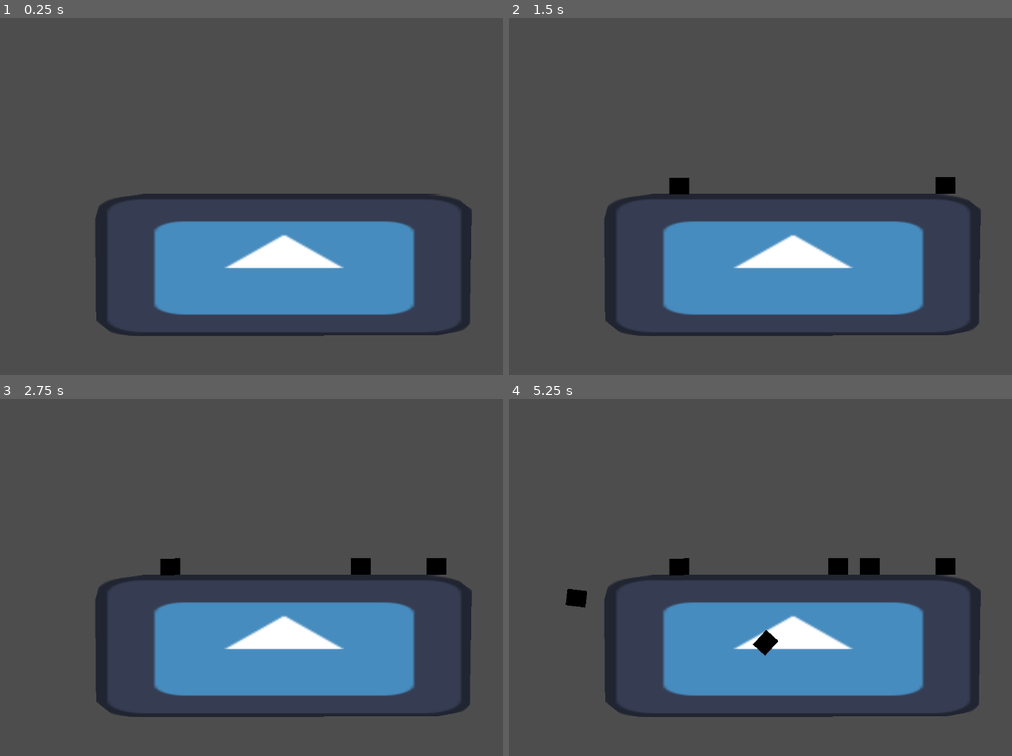
Above: before the commit, frames 1-4 (two rows, left to right).
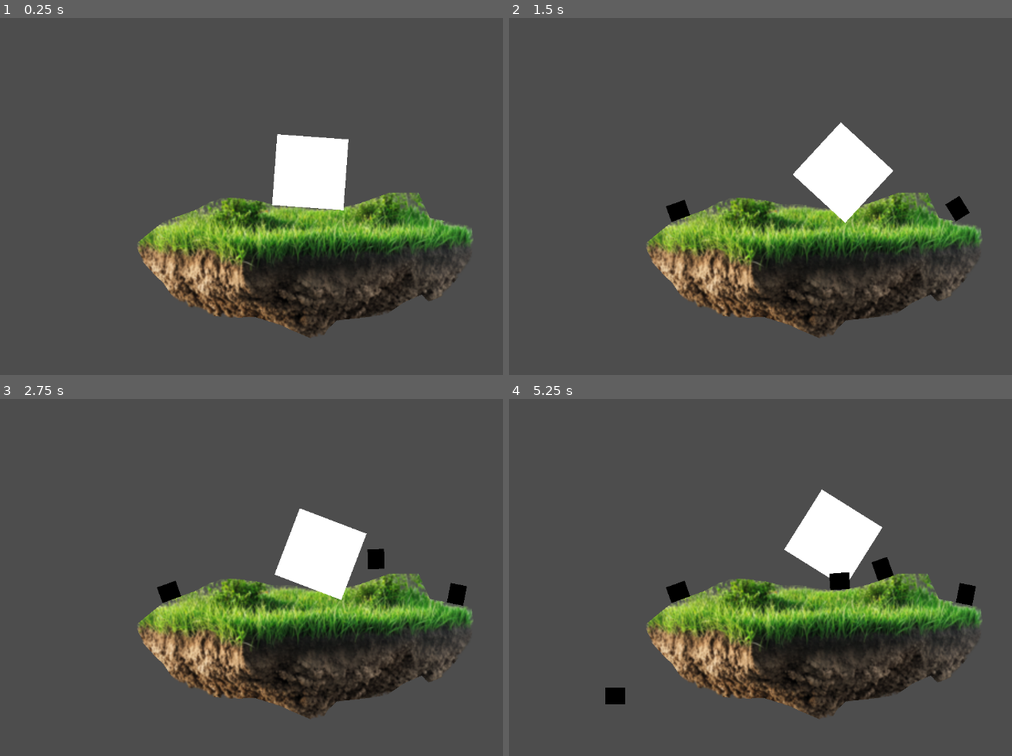
Above: after the commit, the same moments.

Repository: t0qen/baudo-game-jam-autumn
Game: Godot game, scene res://scenes/testcterrain.tscn
Same seed, same stepped clock (60 frames per second), same inputs: the game is played once before the commit and once after it. This scene is started directly instead of the project's main scene. The engine's default icon, where the game draws it, is replaced by a stand-in: a white triangle on a blue panel in a dark square.
Inputs (mouse positions are in pixels of both pictures, inside the frame that each line leads up to):
- Up to frame 1 (0.25 s): no input
- Up to frame 2 (1.5 s): move the mouse to (946, 178) at 0.52 s; click (946, 178) at 0.67 s; move the mouse to (680, 214) at 1.27 s; click (680, 214) at 1.42 s
- Up to frame 3 (2.75 s): move the mouse to (362, 498) at 2.02 s; click (362, 498) at 2.17 s
- Up to frame 4 (5.25 s): move the mouse to (775, 648) at 2.77 s; click (775, 648) at 2.92 s; move the mouse to (996, 631) at 3.52 s; click (996, 631) at 3.67 s; move the mouse to (614, 523) at 4.27 s; click (614, 523) at 4.42 s; move the mouse to (835, 577) at 5.02 s; click (835, 577) at 5.17 s

The runs differ from the first frame. In frame 1, 25% of the frame differs, in the area x 18-95%, y 32-90%; in frame 2, 26%; in frame 3, 26%; in frame 4, 26%, in the area x 11-95%, y 25-90%.

Commit message:
working destructible terrain

Diff:
--- a/scenes/projectiles/grenade.tscn
+++ b/scenes/projectiles/grenade.tscn
@@ -22,5 +22,6 @@
 
 [node name="CollisionPolygon2D" type="CollisionPolygon2D" parent="Area2D"]
 polygon = PackedVector2Array(-45, -39, 3, -55, 42, -44, 60, 9, 51, 53, -15, 63, -63, 36, -64, 0)
+disabled = true
 
 [connection signal="timeout" from="Timer" to="." method="_on_timer_timeout"]
--- a/scenes/testcterrain.tscn
+++ b/scenes/testcterrain.tscn
@@ -1,8 +1,9 @@
-[gd_scene load_steps=4 format=3 uid="uid://cc00vx8w53ssx"]
+[gd_scene load_steps=5 format=3 uid="uid://cc00vx8w53ssx"]
 
 [ext_resource type="Script" uid="uid://cirlbe2taub67" path="res://scripts/testcterrain.gd" id="1_crty7"]
 [ext_resource type="Script" uid="uid://d15ayypla04li" path="res://scripts/DestructiblePolygon2D.gd" id="2_pq4jt"]
-[ext_resource type="Texture2D" uid="uid://hht7qnmjl72w" path="res://icon.svg" id="3_crty7"]
+[ext_resource type="Texture2D" uid="uid://btcm76yd82541" path="res://pngtree-floating-grassy-landmass-defying-gravity-in-the-sky-png-image_14654596.png" id="3_0t81j"]
+[ext_resource type="PackedScene" uid="uid://c57lqhed2hh6r" path="res://scenes/mannequin.tscn" id="4_pq4jt"]
 
 [node name="testcollsions" type="Node2D"]
 script = ExtResource("1_crty7")
@@ -10,14 +11,16 @@
 [node name="DestructiblePolygon2D" type="Node2D" parent="."]
 script = ExtResource("2_pq4jt")
 collidable = true
+simplification = 2.0
 
 [node name="Polygon2D" type="Polygon2D" parent="DestructiblePolygon2D"]
-position = Vector2(-360, -3)
-scale = Vector2(2.6692073, 1.0056751)
-texture = ExtResource("3_crty7")
-texture_offset = Vector2(2, 0)
+texture = ExtResource("3_0t81j")
 texture_scale = Vector2(0.5, 0.5)
-polygon = PackedVector2Array(30.069122, -1.7166405, 5.0088196, 7.9219437, -0.0032348633, 20.644878, -2.3164978, 44.93411, -1.6226196, 227.02655, 9.400299, 250.35156, 21.275024, 254.59253, 229.92899, 253.74463, 247.74109, 244.83858, 251.98206, 232.96384, 253.25319, 25.581188, 249.01219, 18.371529, 245.19533, 9.041378, 232.8965, -2.4092588)
-uv = PackedVector2Array(30.069122, -1.7166405, 5.0088196, 7.9219437, -0.0032348633, 20.644878, -2.3164978, 44.93411, -1.6226196, 227.02655, 9.400299, 250.35156, 21.275024, 254.59253, 229.92899, 253.74463, 247.74109, 244.83858, 251.98206, 232.96384, 253.25319, 25.581188, 249.01219, 18.371529, 245.19533, 9.041378, 232.8965, -2.4092588)
+polygon = PackedVector2Array(352.5, 229, 400.5, 234, 451.5, 223, 507.5, 203, 559.5, 203, 580.5, 249, 655.5, 264, 659.5, 292, 655.5, 327, 622.5, 368, 602.5, 391, 577.5, 401, 565.5, 388, 533.5, 402, 501.5, 424, 467.5, 429, 411.5, 435, 394.5, 452, 388.5, 462, 363.5, 467, 330.5, 453, 311.5, 444, 296.5, 439, 264.5, 429, 217.5, 430, 193.5, 427, 165.5, 424, 136.5, 416, 122.5, 402, 108.5, 384, 97.5, 367, 83.5, 354, 60.5, 329, 58.5, 323, 50.5, 305, 49.5, 295, 79.5, 270, 98.5, 255, 137.5, 241, 154.5, 235, 179.5, 221, 202.5, 213, 226.5, 212, 270.5, 218, 294.5, 224, 327.5, 224, 339.5, 225)
+uv = PackedVector2Array(352.5, 229, 400.5, 234, 451.5, 223, 507.5, 203, 559.5, 203, 580.5, 249, 655.5, 264, 659.5, 292, 655.5, 327, 622.5, 368, 602.5, 391, 577.5, 401, 565.5, 388, 533.5, 402, 501.5, 424, 467.5, 429, 411.5, 435, 394.5, 452, 388.5, 462, 363.5, 467, 330.5, 453, 311.5, 444, 296.5, 439, 264.5, 429, 217.5, 430, 193.5, 427, 165.5, 424, 136.5, 416, 122.5, 402, 108.5, 384, 97.5, 367, 83.5, 354, 60.5, 329, 58.5, 323, 50.5, 305, 49.5, 295, 79.5, 270, 98.5, 255, 137.5, 241, 154.5, 235, 179.5, 221, 202.5, 213, 226.5, 212, 270.5, 218, 294.5, 224, 327.5, 224, 339.5, 225)
 
 [node name="Camera2D" type="Camera2D" parent="."]
+position = Vector2(340, 210)
+
+[node name="mannequin" parent="." instance=ExtResource("4_pq4jt")]
+position = Vector2(359, 226)
--- a/scripts/DestructiblePolygon2D.gd
+++ b/scripts/DestructiblePolygon2D.gd
@@ -29,7 +29,8 @@
 
 ## Clips [param polygon] against itself [param at_global_position], and returns the destructed area in pixels.
 func destruct(polygon: PackedVector2Array, at_global_position := Vector2.ZERO) -> float:
-	var mask = Transform2D(0, at_global_position - global_position) * polygon
+	var mask = Transform2D(0, to_local(at_global_position)) * polygon
+	print("OK")
 	var minX = INF
 	var minY = INF
 	var maxX = -INF
--- a/scripts/testcterrain.gd
+++ b/scripts/testcterrain.gd
@@ -3,11 +3,11 @@
 var grenade = preload("res://scenes/projectiles/grenade.tscn")
 var grenadeInstance = grenade.instantiate()
 var mouse_position
+@onready var terrain = $DestructiblePolygon2D
 
 # Called when the node enters the scene tree for the first time.
 func _ready() -> void:
 	pass # Replace with function body.
-
 
 # Called every frame. 'delta' is the elapsed time since the previous frame.
 func _process(delta: float) -> void:
